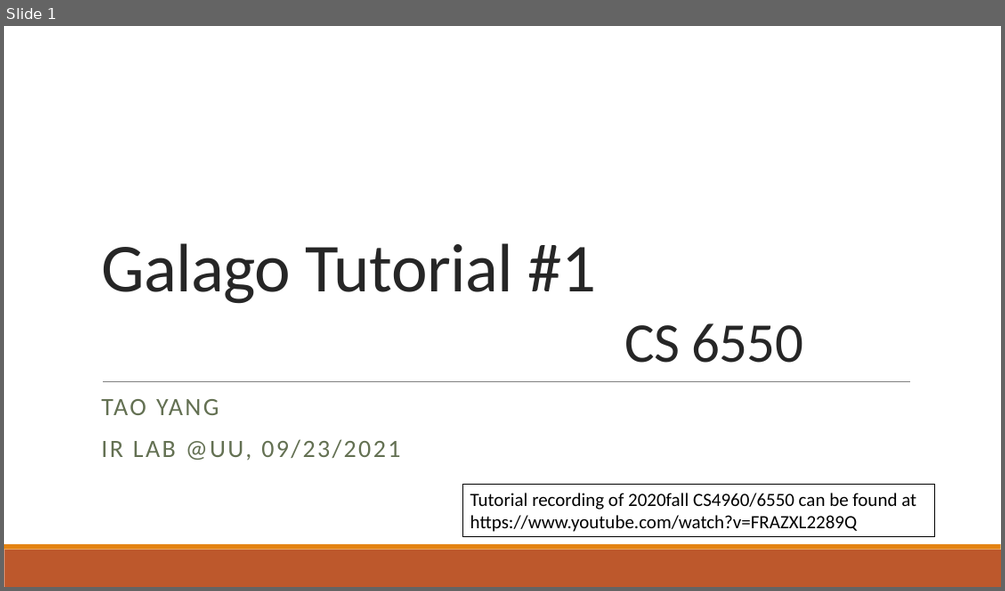
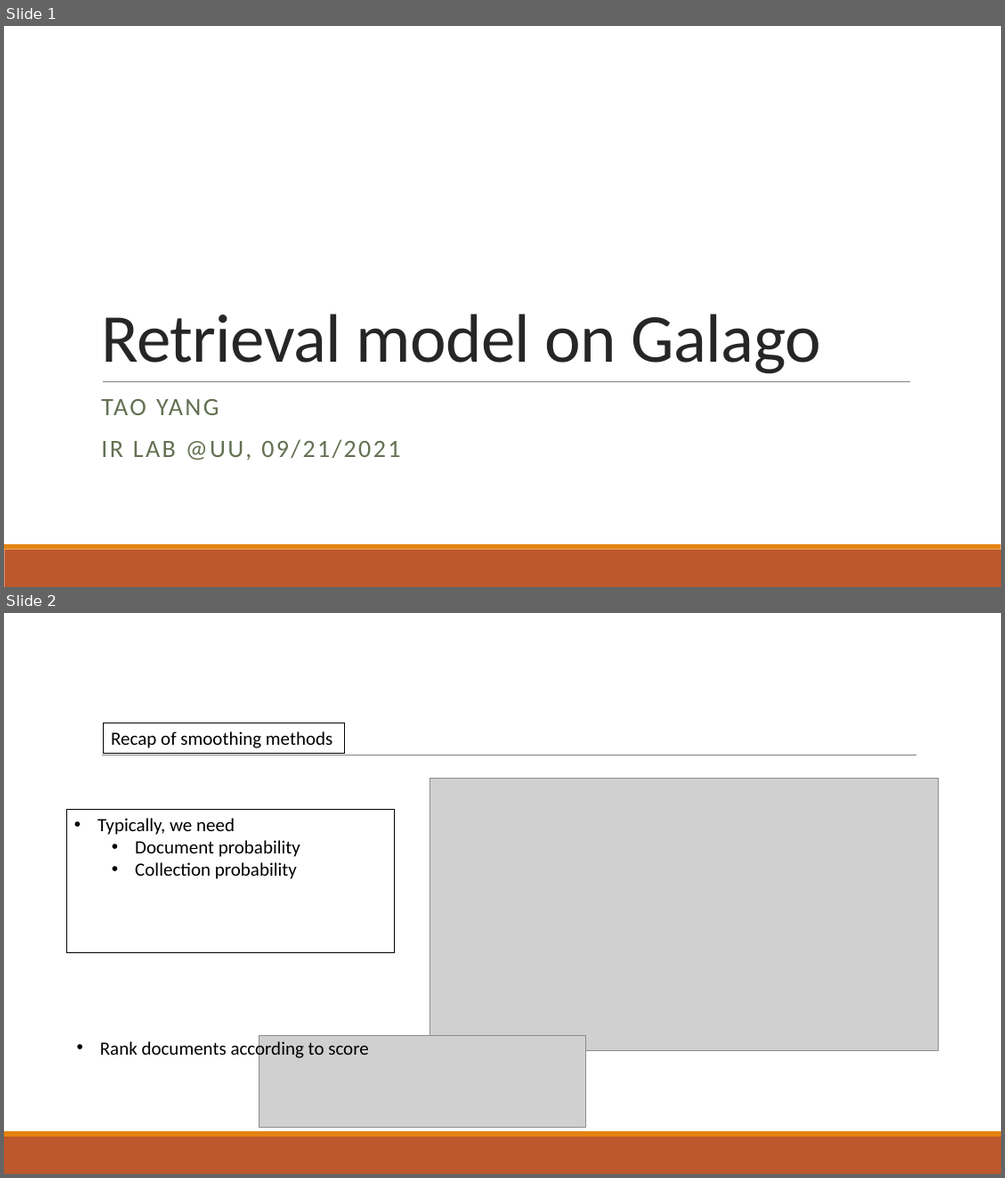
Before and after one commit to Taosheng-ty/CS_6550_galago_tutorial, a slide deck: tutorial_2.pptx. Shown one above the other, each under a label of ours: slide 1 before the commit, slides 1 and 2 after it. The pictures are 1005x591 and 1005x1178 pixels, drawn with LibreOffice and Linux fonts; fonts in the diff are those of the drawing; grey boxes stand for pictures. Boxes give left, top, right and bottom in pixels: in the first picture for what was removed or moved away, otherwise in the second. Text is boxed around its words. In the diff, an @@ line names an element or a change of style, - is before the commit and + after.

Commit message:
update tutorial_2

```diff
--- a/tutorial_2.pptx
+++ b/tutorial_2.pptx
@@ slide 2 added at box(4, 613, 1001, 1174), background #FFFFFF; not listed: 2 template elements that a slide beside it also shows @@
@@ rectangle added at box(104, 723, 344, 753), outline #000000 0.75 pt, 18 pt, text #000000 @@
+Recap of smoothing methods
@@ line added from (102, 755) to (917, 755), #808080 0.5 pt @@
@@ picture added at box(430, 779, 938, 1051) @@
@@ rectangle added at box(67, 809, 395, 952), outline #000000 0.75 pt, 18 pt, text #000000 @@
+• Typically, we need
+  • Document probability
+  • Collection probability
@@ text added at box(100, 1038, 368, 1060), 18 pt, text #000000 @@
+  • Rank documents according to score
@@ picture added at box(259, 1036, 587, 1127) @@
@@ slide 1 changed as well @@
@@ title at box(101, 313, 821, 374): text changed @@
-Galago Tutorial #1
-CS 6550
+Retrieval model on Galago
@@ subtitle at box(101, 439, 400, 460): text changed @@
-IR LAB @UU, 09/23/2021
+IR LAB @UU, 09/21/2021
@@ rectangle removed at box(463, 483, 935, 537) @@
-Tutorial recording of 2020fall CS4960/6550 can be found at
-https://www.youtube.com/watch?v=FRAZXL2289Q
```
Also in this commit, not shown: 1 other slide changed, 3 other slides added, 6 slides removed.
